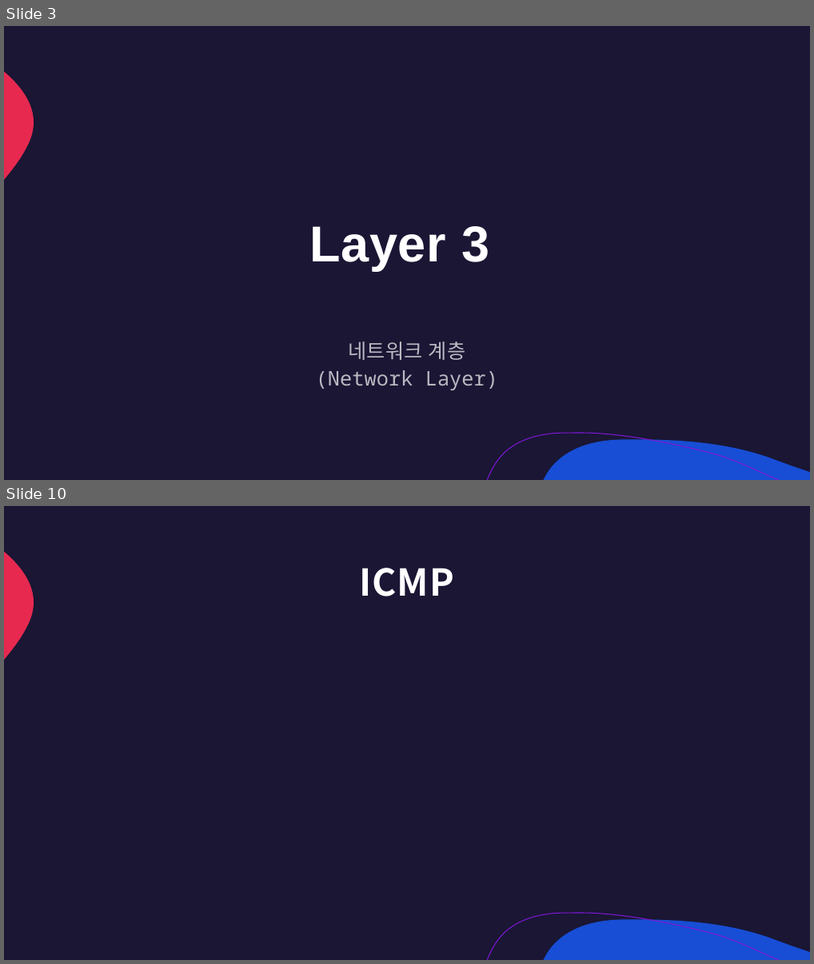
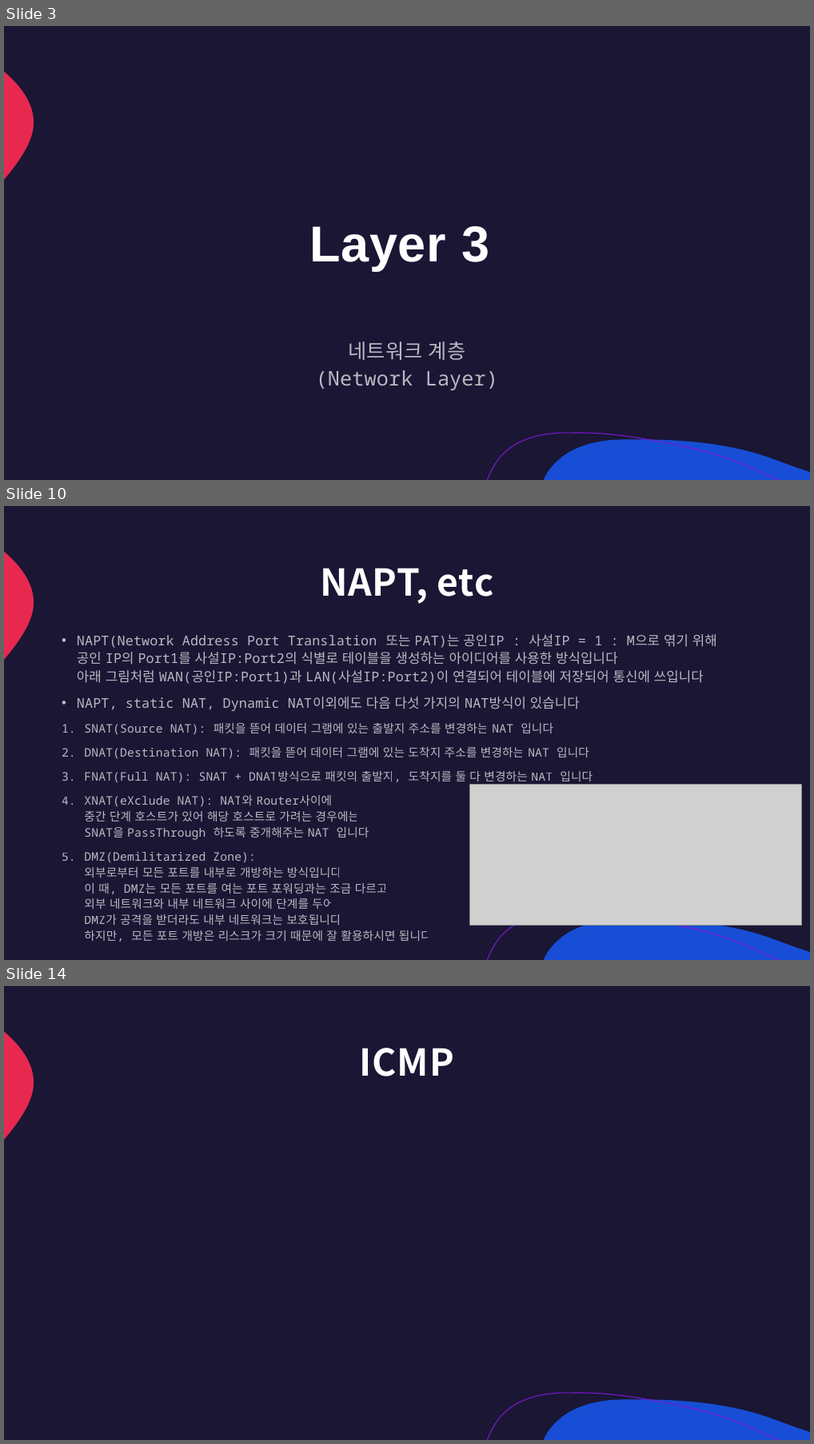
Before and after one commit to lumen4723/2024_network, a slide deck: 3.pptx. Shown one above the other, each under a label of ours: slides 3 and 10 before the commit, slides 3, 10 and 14 after it; the slides between them are not shown. The pictures are 814x964 and 814x1444 pixels, drawn with LibreOffice and Linux fonts; fonts in the diff are those of the drawing; grey boxes stand for pictures. Boxes give left, top, right and bottom in pixels: in the first picture for what was removed or moved away, otherwise in the second. Text is boxed around its words. In the diff, an @@ line names an element or a change of style, - is before the commit and + after.

```diff
--- a/3.pptx
+++ b/3.pptx
@@ slide 10 added at bbox=[4, 506, 810, 960], background #1A1634; not listed: 3 template elements that a slide beside it also shows @@
@@ title added at bbox=[320, 568, 494, 604], 44 pt, text #FFFFFF, bold @@
+NAPT, etc
@@ text added at bbox=[77, 634, 718, 941], 14 pt, text #FFFFFF at 70% opacity @@
+• NAPT(Network Address Port Translation 또는 PAT)는 공인IP : 사설IP = 1 : M으로 엮기 위해
+  공인 IP의 Port1를 사설IP:Port2의 식별로 테이블을 생성하는 아이디어를 사용한 방식입니다
+  아래 그림처럼 WAN(공인IP:Port1)과 LAN(사설IP:Port2)이 연결되어 테이블에 저장되어 통신에 쓰입니다
+• NAPT, static NAT, Dynamic NAT이외에도 다음 다섯 가지의 NAT방식이 있습니다
+1. SNAT(Source NAT): 패킷을 뜯어 데이터 그램에 있는 출발지 주소를 변경하는 NAT 입니다
+2. DNAT(Destination NAT): 패킷을 뜯어 데이터 그램에 있는 도착지 주소를 변경하는 NAT 입니다
+3. FNAT(Full NAT): SNAT + DNAT방식으로 패킷의 출발지, 도착지를 둘 다 변경하는 NAT 입니다
+4. XNAT(eXclude NAT): NAT와 Router사이에
+   중간 단계 호스트가 있어 해당 호스트로 가려는 경우에는
+   SNAT을 PassThrough 하도록 중개해주는 NAT 입니다
+5. DMZ(Demilitarized Zone):
+   외부로부터 모든 포트를 내부로 개방하는 방식입니다
+   이 때, DMZ는 모든 포트를 여는 포트 포워딩과는 조금 다르고
+   외부 네트워크와 내부 네트워크 사이에 단계를 두어
+   DMZ가 공격을 받더라도 내부 네트워크는 보호됩니다
+   하지만, 모든 포트 개방은 리스크가 크기 때문에 잘 활용하시면 됩니다
@@ picture added at bbox=[470, 784, 802, 925] @@
@@ what was slide 10 is now slide 14 @@
```
Also in this commit, not shown: 1 slide changed, 8 other slides added, 5 slides removed.
